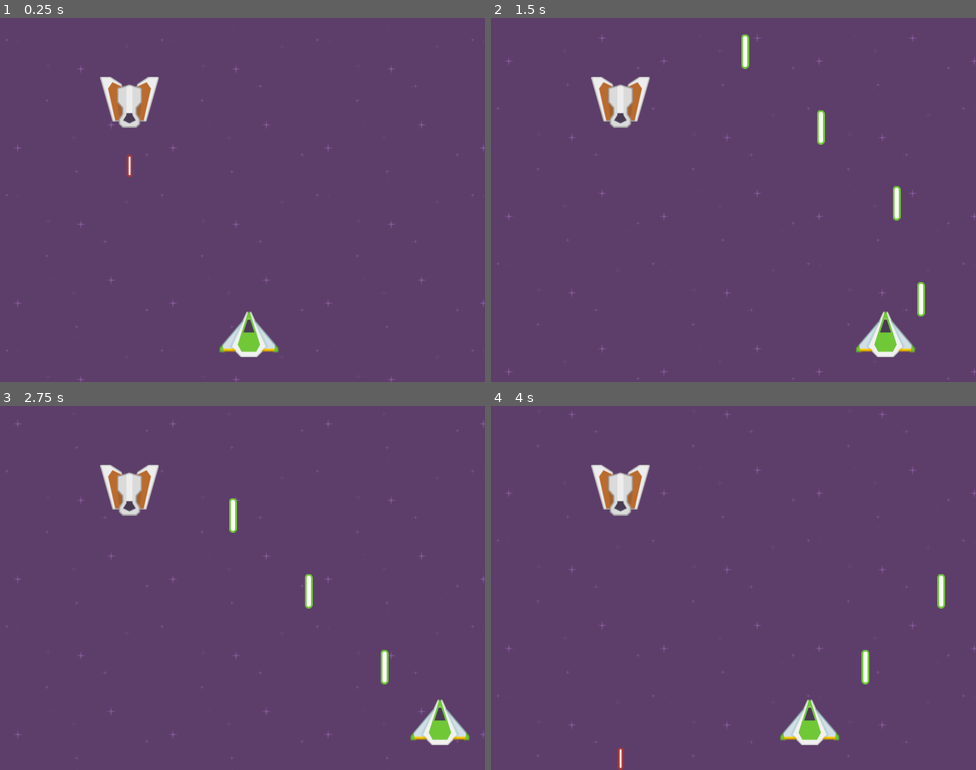
Above: before the commit, frames 1-4 (two rows, left to right).
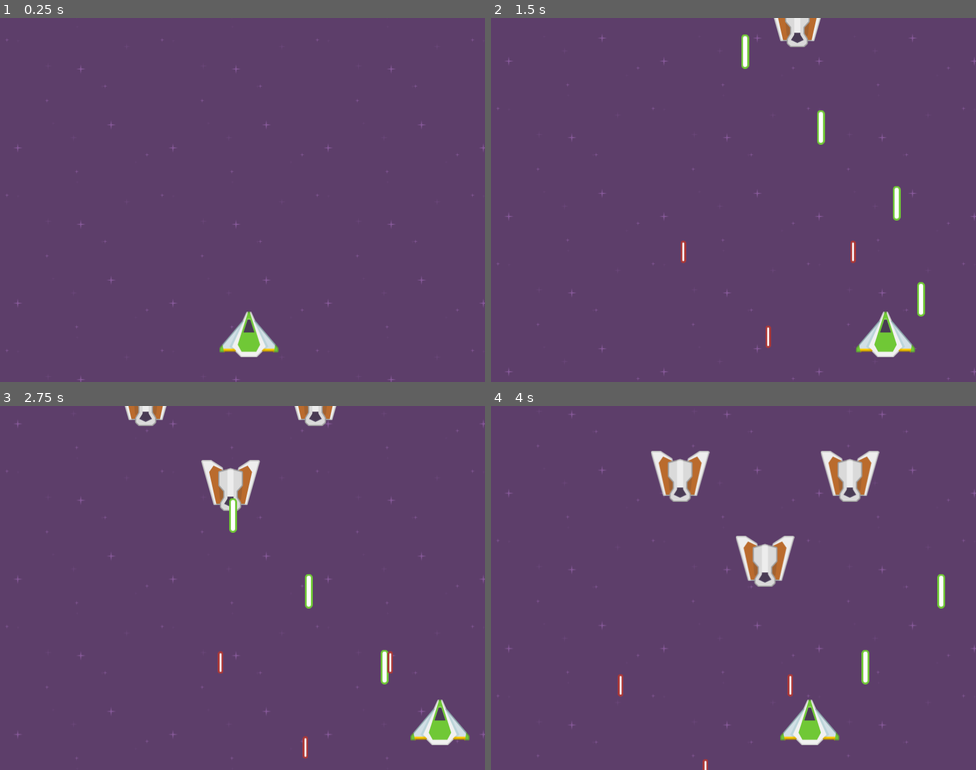
Above: after the commit, the same moments.

Repository: ibrahimuzul/space-attack
Game: Godot game, scene res://scenes/Main.tscn
Two runs of this game, one before a commit and one after it. Both use one fixed random seed, a clock stepped at 60 frames per second and the inputs below.
Inputs:
- Up to frame 1 (0.25 s): no input
- Up to frame 2 (1.5 s): hold Right (right) 0.53-1.28 s; hold Space (shoot) 0.53-1.28 s; hold Left (left) from 1.28 s (still down); tap Space (shoot) at 1.35 s
- Up to frame 3 (2.75 s): release Left (left) at 2.03 s; hold Right (right) from 2.03 s (still down); hold Space (shoot) from 2.03 s (still down)
- Up to frame 4 (4 s): release Space (shoot) at 2.78 s; tap Space (shoot) at 2.85 s; release Right (right) at 3.53 s; hold Left (left) from 3.53 s (still down); hold Space (shoot) from 3.53 s (still down)

The runs differ from the first frame. In frame 1, 1.2% of the frame differs, in the area x 20-33%, y 16-44%; in frame 2, 1.9%; in frame 3, 3.0%; in frame 4, 4.7%, in the area x 20-81%, y 12-100%.

Commit message:
47. Formation

Diff:
--- a/scenes/Enemy.tscn
+++ b/scenes/Enemy.tscn
@@ -9,7 +9,7 @@
 custom_solver_bias = 0.0
 extents = Vector2( 45.8417, 37.4293 )
 
-[node name="Enemy" type="Area2D" index="0"]
+[node name="Enemy" type="Area2D"]
 
 input_pickable = true
 gravity_vec = Vector2( 0, 1 )
--- /dev/null
+++ b/scenes/Formation.tscn
@@ -0,0 +1,21 @@
+[gd_scene load_steps=3 format=2]
+
+[ext_resource path="res://scripts/Formation.gd" type="Script" id=1]
+[ext_resource path="res://scenes/Enemy.tscn" type="PackedScene" id=2]
+
+[node name="Formation" type="Node2D"]
+
+script = ExtResource( 1 )
+speed = 100
+
+[node name="Enemy" parent="." index="0" instance=ExtResource( 2 )]
+
+[node name="Enemy2" parent="." index="1" instance=ExtResource( 2 )]
+
+position = Vector2( 140, -140 )
+_sections_unfolded = [ "Transform" ]
+
+[node name="Enemy3" parent="." index="2" instance=ExtResource( 2 )]
+
+position = Vector2( -140, -140 )
+_sections_unfolded = [ "Transform" ]
--- a/scenes/Main.tscn
+++ b/scenes/Main.tscn
@@ -3,7 +3,7 @@
 [ext_resource path="res://scenes/Background.tscn" type="PackedScene" id=1]
 [ext_resource path="res://scenes/Player.tscn" type="PackedScene" id=2]
 [ext_resource path="res://scenes/PlayerProjectile.tscn" type="PackedScene" id=3]
-[ext_resource path="res://scenes/Enemy.tscn" type="PackedScene" id=4]
+[ext_resource path="res://scenes/Formation.tscn" type="PackedScene" id=4]
 
 [node name="Main" type="Node"]
 
@@ -13,5 +13,5 @@
 position = Vector2( 410.837, 521.874 )
 projectile = ExtResource( 3 )
 
-[node name="Enemy" parent="." instance=ExtResource( 4 )]
-position = Vector2( 213.783, 138.625 )
+[node name="Formation" parent="." instance=ExtResource( 4 )]
+position = Vector2( 455.497, -143.841 )
--- /dev/null
+++ b/scripts/Formation.gd
@@ -0,0 +1,37 @@
+extends Node2D
+
+export var speed = 100
+
+
+var target_position
+var left_bound
+var right_bound
+var is_in_position = false
+var direction = 1
+
+
+func _ready():
+	target_position = rand_range(200, get_viewport_rect().size.y / 2)
+	left_bound = position.x - 100
+	right_bound = position.x + 100
+	direction = 1 if rand_range(0,100) > 50 else -1
+	print(right_bound)
+
+func _process(delta):
+	movement(delta)
+	position.x += speed * direction * delta
+	if position.x > right_bound:
+		direction = -1
+		print("Yes")
+	elif position.x < left_bound:
+		direction = 1
+
+
+func movement(delta):
+	if is_in_position:
+		return
+
+	position.y += speed * delta
+	if position.y >= target_position:
+		position.y = target_position
+		is_in_position = true
